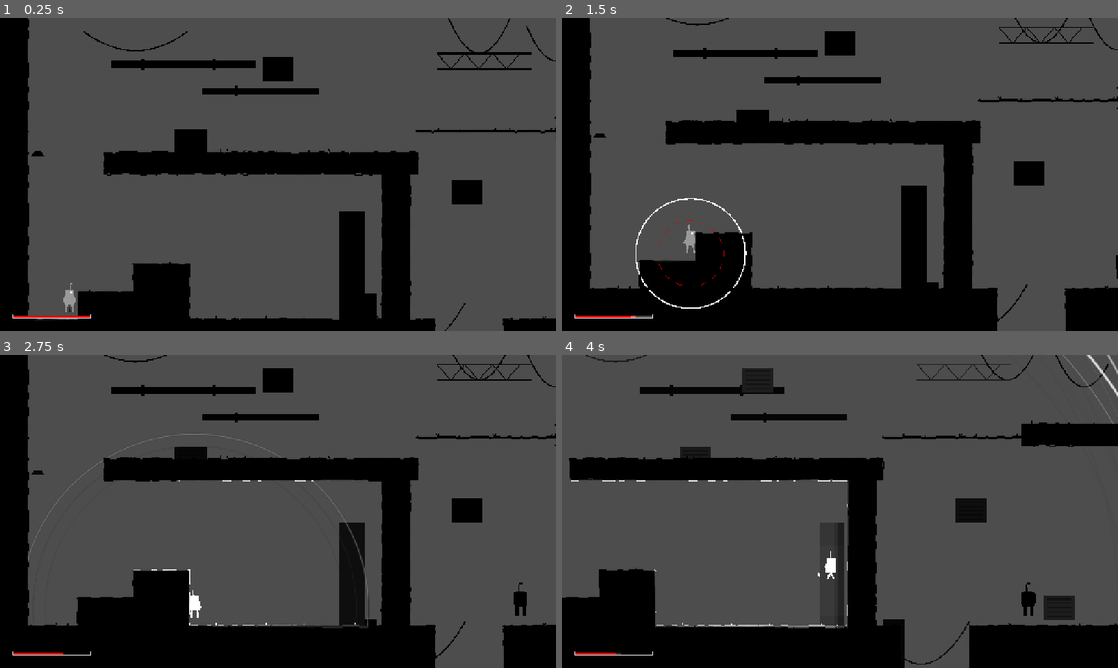
Above: before the commit, frames 1-4 (two rows, left to right).
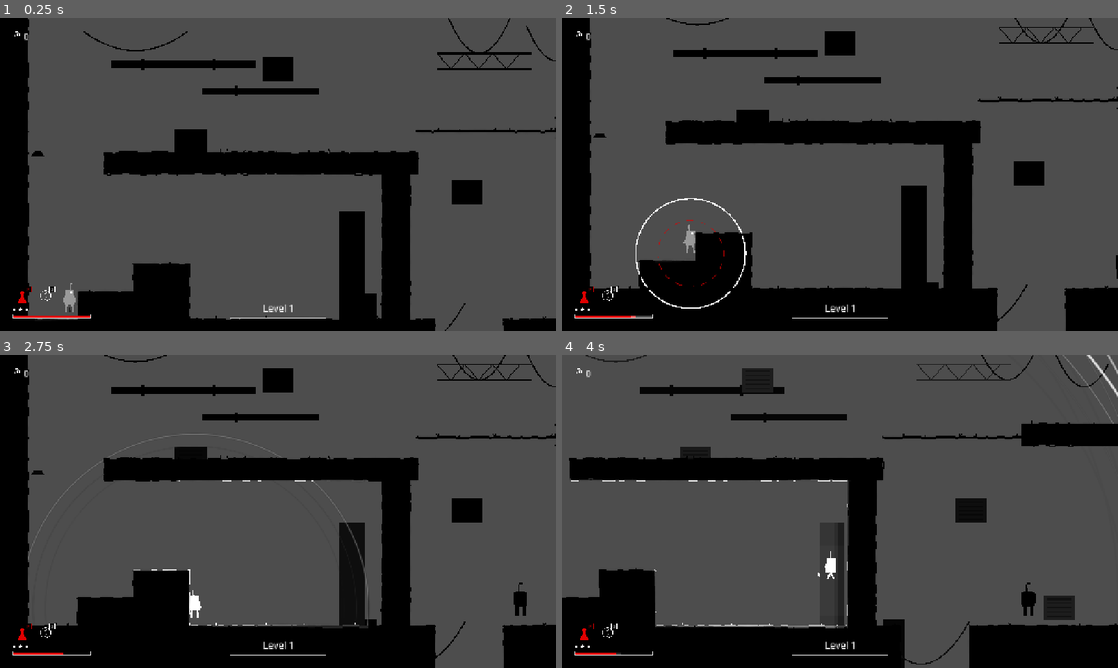
Above: after the commit, the same moments.

Repository: Joshuamathewj2/Signal-Lost
Game: Godot game, scene res://sandbox/sandbox_enemy.tscn
The game is run twice, just before and just after one commit, with the same random seed, the same clock (stepped at 60 frames per second) and the same inputs. This scene is started directly instead of the project's main scene.
Inputs (mouse positions are in pixels of both pictures, inside the frame that each line leads up to):
- Up to frame 1 (0.25 s): no input
- Up to frame 2 (1.5 s): tap Enter at 0.5 s; move the mouse to (962, 158) at 0.52 s; press the mouse at (962, 158) at 0.53 s; hold D (move_right) from 0.53 s (still down); tap Space (jump) at 0.77 s; tap Shift (sneak) at 0.8, 1.35 s; move the mouse to (728, 190) at 1.27 s; release the mouse at (728, 190) at 1.28 s; click (728, 190) at 1.42 s
- Up to frame 3 (2.75 s): tap Space (jump) at 1.52 s; tap 1 at 1.55, 2.1 s; move the mouse to (333, 442) at 2.02 s; release D (move_right) at 2.03 s; hold A (move_left) from 2.03 s (still down); click (333, 442) at 2.17 s; tap 2 at 2.3 s
- Up to frame 4 (4 s): move the mouse to (812, 574) at 2.77 s; release A (move_left) at 2.78 s; hold D (move_right) from 2.78 s (still down); tap 2 at 2.85 s; click (812, 574) at 2.92 s; tap Space (jump) at 3.02, 3.77 s; tap 3 at 3.05, 3.6 s; move the mouse to (1006, 558) at 3.52 s; click (1006, 558) at 3.67 s; tap 4 at 3.8 s

The runs differ from the first frame. In frame 1, 0.2% of the frame differs, in the area x 2-59%, y 4-96%; in frame 2, 0.2%; in frame 3, 0.2%; in frame 4, 0.2%.
Error in both runs: Invalid access to property or key 'origin' on a base object of type 'RefCounted (NoiseEvent)'. (res://scenes/sonar/ripple_rings.gd:22)

Commit message:
P7-T1: full HUD

Diff:
--- /dev/null
+++ b/sandbox/sandbox_ui.gd
@@ -0,0 +1,79 @@
+extends Node2D
+
+@onready var hud: HUD = $HUD
+@onready var info_label: Label = $CanvasLayer/InfoLabel
+
+var mock_battery: Battery = null
+var mock_charger: PulseCharger = null
+
+var current_energy: float = 100.0
+var max_energy: float = 100.0
+var current_pips: int = 3
+var test_frag_id: int = 1
+var progress_step: float = 0.0
+
+func _ready() -> void:
+	mock_battery = Battery.new()
+	mock_battery.max_energy = 100.0
+	mock_battery.energy = 100.0
+	add_child(mock_battery)
+
+	mock_charger = PulseCharger.new()
+	add_child(mock_charger)
+
+	if hud != null and hud.battery_bar != null:
+		hud.battery_bar.setup(mock_battery, mock_charger)
+
+	if hud != null and hud.level_label != null:
+		hud.level_label.set_level_name("Sandbox Level 1")
+		hud.level_label.set_progress(0.25, true)
+
+func _unhandled_input(event: InputEvent) -> void:
+	if not (event is InputEventKey):
+		return
+	var key_ev: InputEventKey = event as InputEventKey
+	if not key_ev.pressed or key_ev.echo:
+		return
+
+	match key_ev.keycode:
+		KEY_1:
+			# Drain energy
+			current_energy = maxf(0.0, current_energy - 20.0)
+			mock_battery.energy = current_energy
+			mock_battery.energy_changed.emit(current_energy, max_energy)
+		KEY_2:
+			# Restore energy
+			current_energy = minf(max_energy, current_energy + 20.0)
+			mock_battery.energy = current_energy
+			mock_battery.energy_changed.emit(current_energy, max_energy)
+		KEY_3:
+			# Mock charge & release
+			mock_charger.charge_started.emit()
+			mock_charger.charge_changed.emit(1, 0.5, 1)
+			get_tree().create_timer(0.25).timeout.connect(func() -> void:
+				current_energy = maxf(0.0, current_energy - 35.0)
+				mock_battery.energy = current_energy
+				mock_battery.energy_changed.emit(current_energy, max_energy)
+				var prof: PulseProfile = GameConfig.pulse_for_tier(1)
+				mock_charger.pulse_released.emit(prof, Vector2.ZERO)
+			)
+		KEY_4:
+			# Add fragment
+			GameState.collect_fragment(test_frag_id)
+			test_frag_id += 1
+		KEY_5:
+			# Cycle decoy pips
+			current_pips = (current_pips + 1) % 4
+			if hud != null and hud.pip_row != null:
+				hud.pip_row.set_pips(current_pips, 3)
+		KEY_6:
+			# Cycle progress
+			progress_step = fmod(progress_step + 0.25, 1.25)
+			if hud != null and hud.level_label != null:
+				hud.level_label.set_progress(progress_step)
+		KEY_F1:
+			DisplayServer.window_set_size(Vector2i(1280, 720))
+		KEY_F2:
+			DisplayServer.window_set_size(Vector2i(1920, 1080))
+		KEY_F3:
+			DisplayServer.window_set_size(Vector2i(2560, 1080))
--- /dev/null
+++ b/sandbox/sandbox_ui.tscn
@@ -0,0 +1,25 @@
+[gd_scene format=3 uid="uid://csandbox_ui_01"]
+
+[ext_resource type="Script" path="res://sandbox/sandbox_ui.gd" id="1_sui01"]
+[ext_resource type="PackedScene" path="res://scenes/ui/hud.tscn" id="2_hud02"]
+
+[node name="SandboxUI" type="Node2D"]
+script = ExtResource("1_sui01")
+
+[node name="HUD" parent="." instance=ExtResource("2_hud02")]
+
+[node name="CanvasLayer" type="CanvasLayer" parent="."]
+layer = 25
+
+[node name="InfoLabel" type="Label" parent="CanvasLayer"]
+offset_left = 32.0
+offset_top = 80.0
+offset_right = 500.0
+offset_bottom = 260.0
+theme_override_font_sizes/font_size = 16
+text = "[1/2] - / + Energy
+[3] Mock Pulse Charge & Drain
+[4] Collect Fragment (+1)
+[5] Cycle Decoy Pips (0..3)
+[6] Cycle Progress Line (0..1)
+[F1] 1280x720  [F2] 1920x1080  [F3] 2560x1080"
--- /dev/null
+++ b/scenes/ui/ability_slot.gd
@@ -0,0 +1,60 @@
+class_name AbilitySlot
+extends Control
+
+@export var ability_name: String = "decoy"
+@export var key_badge_text: String = "F"
+@export var is_locked: bool = false
+@export var is_active: bool = true
+
+func _ready() -> void:
+	custom_minimum_size = Vector2(44, 44)
+
+func set_locked(locked: bool) -> void:
+	is_locked = locked
+	queue_redraw()
+
+func set_active(active: bool) -> void:
+	is_active = active
+	queue_redraw()
+
+func _draw() -> void:
+	var danger_col: Color = Palette.color(&"danger")
+	var track_col: Color = Palette.color(&"track")
+	var bg_col: Color = Palette.color(&"bg")
+
+	var icon_col: Color = danger_col if (not is_locked and is_active) else track_col
+	var badge_col: Color = danger_col if (not is_locked and is_active) else track_col
+
+	# 1. Silhouette of ability
+	if ability_name == "decoy":
+		# Beacon base
+		draw_rect(Rect2(12, 34, 20, 4), icon_col, true)
+		var ped := PackedVector2Array([Vector2(14, 34), Vector2(17, 26), Vector2(27, 26), Vector2(30, 34)])
+		draw_colored_polygon(ped, icon_col)
+		# Mast
+		draw_rect(Rect2(20, 15, 4, 11), icon_col, true)
+		# Bulb head
+		draw_circle(Vector2(22, 15), 4.5, icon_col)
+		# Antenna tip
+		draw_line(Vector2(22, 10), Vector2(22, 6), icon_col, 1.5)
+	else:
+		# EMP / Secondary slot
+		draw_arc(Vector2(22, 22), 12.0, 0.0, TAU, 24, icon_col, 1.0)
+		var bolt := PackedVector2Array([
+			Vector2(24, 13),
+			Vector2(19, 21),
+			Vector2(25, 21),
+			Vector2(20, 31)
+		])
+		draw_polyline(bolt, icon_col, 1.5)
+
+	# 2. KeyBadge: 14x14 top-right box
+	var badge_rect := Rect2(30, 0, 14, 14)
+	draw_rect(badge_rect, bg_col, true)
+	draw_rect(Rect2(30.5, 0.5, 13, 13), badge_col, false, 1.0)
+
+	var font: Font = get_theme_font("font")
+	if font == null:
+		font = ThemeDB.fallback_font
+	if font != null:
+		draw_string(font, Vector2(30, 11), key_badge_text, HORIZONTAL_ALIGNMENT_CENTER, 14, 11, badge_col)
--- /dev/null
+++ b/scenes/ui/ability_slot.tscn
@@ -0,0 +1,11 @@
+[gd_scene format=3 uid="uid://cability_slot_01"]
+
+[ext_resource type="Script" path="res://scenes/ui/ability_slot.gd" id="1_slot01"]
+
+[node name="AbilitySlot" type="Control"]
+custom_minimum_size = Vector2(44, 44)
+layout_mode = 3
+anchors_preset = 0
+offset_right = 44.0
+offset_bottom = 44.0
+script = ExtResource("1_slot01")
--- /dev/null
+++ b/scenes/ui/fragment_counter.gd
@@ -0,0 +1,57 @@
+class_name FragmentCounter
+extends HBoxContainer
+
+@onready var frag_icon: Control = $FragIcon
+@onready var frag_count: Label = $FragCount
+
+var _current_count: int = 0
+var _pop_tween: Tween = null
+
+func _ensure_nodes() -> void:
+	if frag_icon == null:
+		frag_icon = get_node_or_null("FragIcon") as Control
+	if frag_count == null:
+		frag_count = get_node_or_null("FragCount") as Label
+
+func _ready() -> void:
+	_ensure_nodes()
+	if frag_icon != null and not frag_icon.draw.is_connected(_on_frag_icon_draw):
+		frag_icon.draw.connect(_on_frag_icon_draw)
+
+	if GameState != null and GameState.has_signal("run_stats_changed"):
+		GameState.run_stats_changed.connect(_on_stats_changed)
+		var frags: Array = GameState.stats.get("fragments", []) as Array
+		set_count(frags.size(), false)
+	else:
+		set_count(0, false)
+
+func _on_stats_changed(stats: Dictionary) -> void:
+	var frags: Array = stats.get("fragments", []) as Array
+	if frags.size() != _current_count:
+		set_count(frags.size(), true)
+
+func set_count(count: int, pop: bool = true) -> void:
+	_ensure_nodes()
+	_current_count = count
+	if frag_count != null:
+		frag_count.text = str(_current_count)
+	if pop and is_inside_tree():
+		_trigger_pop()
+
+func _trigger_pop() -> void:
+	pivot_offset = Vector2(0.0, size.y * 0.5)
+	if _pop_tween != null and _pop_tween.is_valid():
+		_pop_tween.kill()
+	scale = Vector2(1.3, 1.3)
+	_pop_tween = create_tween()
+	_pop_tween.tween_property(self, "scale", Vector2.ONE, 0.2).set_trans(Tween.TRANS_CUBIC).set_ease(Tween.EASE_OUT)
+
+func _on_frag_icon_draw() -> void:
+	_ensure_nodes()
+	if frag_icon == null:
+		return
+	var white: Color = Palette.color(&"white")
+	var dot_center := Vector2(6.0, 12.0)
+	frag_icon.draw_circle(dot_center, 1.75, white)
+	frag_icon.draw_arc(dot_center, 5.5, -PI * 0.5, 0.0, 16, white, 1.5)
+	frag_icon.draw_arc(dot_center, 10.0, -PI * 0.5, 0.0, 16, white, 1.5)
--- a/scenes/ui/hud.gd
+++ b/scenes/ui/hud.gd
@@ -1,16 +1,41 @@
 class_name HUD
 extends CanvasLayer
 
+@onready var root: Control = $Root
+@onready var safe_area: MarginContainer = $Root/SafeArea
+@onready var top_left: FragmentCounter = $Root/SafeArea/TopLeft
+@onready var bottom_left: VBoxContainer = $Root/SafeArea/BottomLeft
 @onready var battery_bar: BatteryBar = $Root/SafeArea/BottomLeft/BatteryBar
+@onready var pip_row: PipRow = $Root/SafeArea/BottomLeft/Pips
+@onready var primary_slot: AbilitySlot = $Root/SafeArea/BottomLeft/AbilityRow/PrimarySlot
+@onready var secondary_slot: AbilitySlot = $Root/SafeArea/BottomLeft/AbilityRow/SecondarySlot
+@onready var level_label: LevelLabel = $Root/SafeArea/BottomCentre
 
 func _ready() -> void:
 	layer = 20
+	_update_safe_margins()
+	get_viewport().size_changed.connect(_update_safe_margins)
 	_find_and_bind_player()
-	if SceneRouter != null and SceneRouter.has_signal("level_loaded"):
-		SceneRouter.level_loaded.connect(_on_level_loaded)
+
+	var router: Node = get_node_or_null("/root/SceneRouter") if is_inside_tree() else null
+	if router != null and router.has_signal("level_loaded"):
+		router.connect("level_loaded", Callable(self, "_on_level_loaded"))
+
+func _update_safe_margins() -> void:
+	if safe_area == null:
+		return
+	var vp_size: Vector2 = get_viewport().get_visible_rect().size
+	var margin: int = int(round(minf(vp_size.x, vp_size.y) * 0.04))
+	margin = maxi(margin, 20)
+	safe_area.add_theme_constant_override("margin_left", margin)
+	safe_area.add_theme_constant_override("margin_top", margin)
+	safe_area.add_theme_constant_override("margin_right", margin)
+	safe_area.add_theme_constant_override("margin_bottom", margin)
 
 func _on_level_loaded(_level_root: Node) -> void:
 	_find_and_bind_player()
+	if level_label != null:
+		level_label._recompute_progress()
 
 func _find_and_bind_player() -> void:
 	var player: Node = get_tree().get_first_node_in_group(&"player")
--- a/scenes/ui/hud.tscn
+++ b/scenes/ui/hud.tscn
@@ -2,7 +2,11 @@
 
 [ext_resource type="Script" path="res://scenes/ui/hud.gd" id="1_hud01"]
 [ext_resource type="Theme" path="res://resources/theme/ui_theme.tres" id="2_thm01"]
-[ext_resource type="Script" path="res://scenes/ui/battery_bar.gd" id="3_bar01"]
+[ext_resource type="Script" path="res://scenes/ui/fragment_counter.gd" id="3_frag01"]
+[ext_resource type="PackedScene" path="res://scenes/ui/ability_slot.tscn" id="4_slot01"]
+[ext_resource type="Script" path="res://scenes/ui/pip_row.gd" id="5_pips01"]
+[ext_resource type="Script" path="res://scenes/ui/battery_bar.gd" id="6_bar01"]
+[ext_resource type="Script" path="res://scenes/ui/level_label.gd" id="7_lvl01"]
 
 [node name="HUD" type="CanvasLayer"]
 layer = 20
@@ -25,10 +29,28 @@
 anchor_bottom = 1.0
 grow_horizontal = 2
 grow_vertical = 2
+mouse_filter = 2
 theme_override_constants/margin_left = 29
 theme_override_constants/margin_top = 29
 theme_override_constants/margin_right = 29
 theme_override_constants/margin_bottom = 29
+
+[node name="TopLeft" type="HBoxContainer" parent="Root/SafeArea"]
+layout_mode = 2
+size_flags_horizontal = 0
+size_flags_vertical = 0
+theme_override_constants/separation = 8
+script = ExtResource("3_frag01")
+
+[node name="FragIcon" type="Control" parent="Root/SafeArea/TopLeft"]
+custom_minimum_size = Vector2(18, 18)
+layout_mode = 2
+mouse_filter = 2
+
+[node name="FragCount" type="Label" parent="Root/SafeArea/TopLeft"]
+layout_mode = 2
+theme_override_font_sizes/font_size = 22
+text = "0"
 
 [node name="BottomLeft" type="VBoxContainer" parent="Root/SafeArea"]
 layout_mode = 2
@@ -36,7 +58,44 @@
 size_flags_vertical = 8
 theme_override_constants/separation = 6
 
+[node name="AbilityRow" type="HBoxContainer" parent="Root/SafeArea/BottomLeft"]
+layout_mode = 2
+theme_override_constants/separation = 10
+
+[node name="PrimarySlot" parent="Root/SafeArea/BottomLeft/AbilityRow" instance=ExtResource("4_slot01")]
+layout_mode = 2
+ability_name = "decoy"
+key_badge_text = "F"
+
+[node name="SecondarySlot" parent="Root/SafeArea/BottomLeft/AbilityRow" instance=ExtResource("4_slot01")]
+layout_mode = 2
+ability_name = "emp"
+key_badge_text = "G"
+is_locked = true
+
+[node name="Pips" type="HBoxContainer" parent="Root/SafeArea/BottomLeft"]
+layout_mode = 2
+script = ExtResource("5_pips01")
+
 [node name="BatteryBar" type="Control" parent="Root/SafeArea/BottomLeft"]
 custom_minimum_size = Vector2(180, 10)
 layout_mode = 2
-script = ExtResource("3_bar01")
+script = ExtResource("6_bar01")
+
+[node name="BottomCentre" type="VBoxContainer" parent="Root/SafeArea"]
+layout_mode = 2
+size_flags_horizontal = 4
+size_flags_vertical = 8
+alignment = 1
+script = ExtResource("7_lvl01")
+
+[node name="LevelName" type="Label" parent="Root/SafeArea/BottomCentre"]
+layout_mode = 2
+theme_override_font_sizes/font_size = 26
+text = "Level 1"
+horizontal_alignment = 1
+
+[node name="Progress" type="Control" parent="Root/SafeArea/BottomCentre"]
+custom_minimum_size = Vector2(220, 2)
+layout_mode = 2
+mouse_filter = 2
--- /dev/null
+++ b/scenes/ui/level_label.gd
@@ -0,0 +1,115 @@
+class_name LevelLabel
+extends VBoxContainer
+
+@onready var level_name_label: Label = $LevelName
+@onready var progress_bar: Control = $Progress
+
+var displayed_progress: float = 0.0
+var _target_progress: float = 0.0
+var _tween: Tween = null
+var _timer: float = 0.0
+
+func _ensure_nodes() -> void:
+	if level_name_label == null:
+		level_name_label = get_node_or_null("LevelName") as Label
+	if progress_bar == null:
+		progress_bar = get_node_or_null("Progress") as Control
+
+func _ready() -> void:
+	_ensure_nodes()
+	custom_minimum_size = Vector2(220, 36)
+	if progress_bar != null and not progress_bar.draw.is_connected(_on_progress_draw):
+		progress_bar.draw.connect(_on_progress_draw)
+		progress_bar.custom_minimum_size = Vector2(220, 2)
+
+	if level_name_label != null:
+		level_name_label.horizontal_alignment = HORIZONTAL_ALIGNMENT_CENTER
+		var lvl_idx: int = GameState.level_index if GameState != null else 1
+		level_name_label.text = "Level %d" % lvl_idx
+
+	_recompute_progress()
+
+func _process(delta: float) -> void:
+	_timer += delta
+	if _timer >= 0.5:
+		_timer = 0.0
+		_recompute_progress()
+
+func set_level_name(p_name: String) -> void:
+	_ensure_nodes()
+	if level_name_label != null:
+		level_name_label.text = p_name
+
+func set_progress(val: float, instant: bool = false) -> void:
+	_ensure_nodes()
+	_target_progress = clampf(val, 0.0, 1.0)
+	if instant or not is_inside_tree():
+		displayed_progress = _target_progress
+		if progress_bar != null:
+			progress_bar.queue_redraw()
+		return
+
+	if _tween != null and _tween.is_valid():
+		_tween.kill()
+	_tween = create_tween()
+	_tween.tween_property(self, "displayed_progress", _target_progress, 0.3)
+	_tween.set_trans(Tween.TRANS_SINE).set_ease(Tween.EASE_OUT)
+	_tween.tween_callback(func() -> void:
+		if progress_bar != null:
+			progress_bar.queue_redraw()
+	)
+
+func _recompute_progress() -> void:
+	_ensure_nodes()
+	if not is_inside_tree():
+		return
+	var player: Node2D = get_tree().get_first_node_in_group(&"player") as Node2D
+	var level_root: LevelRoot = null
+	var router: Node = get_node_or_null("/root/SceneRouter")
+	if router != null and "current_level_root" in router:
+		level_root = router.get("current_level_root") as LevelRoot
+	if level_root == null and player != null:
+		level_root = player.get_parent() as LevelRoot
+	if level_root == null:
+		level_root = get_tree().root.find_child("LevelRoot", true, false) as LevelRoot
+
+	if level_root != null and level_root.current_level_data != null:
+		var data: LevelData = level_root.current_level_data
+		if level_name_label != null:
+			if not data.name.is_empty():
+				level_name_label.text = data.name
+			else:
+				var lvl_idx: int = GameState.level_index if GameState != null else 1
+				level_name_label.text = "Level %d" % lvl_idx
+
+		if player != null and level_root.platform_graph != null:
+			var graph: PlatformGraph = level_root.platform_graph
+			var spawn_px := (Vector2(data.player_spawn) + Vector2(0.5, 1.0)) * 32.0
+			var exit_px := (Vector2(data.exit_cell) + Vector2(0.5, 1.0)) * 32.0
+
+			var total_dist: float = graph.path_length(spawn_px, exit_px)
+			var cur_dist: float = graph.path_length(player.global_position, exit_px)
+
+			if total_dist <= 0.0:
+				total_dist = spawn_px.distance_to(exit_px)
+				cur_dist = player.global_position.distance_to(exit_px)
+
+			if total_dist > 0.0:
+				var prog: float = 1.0 - clampf(cur_dist / total_dist, 0.0, 1.0)
+				set_progress(prog)
+
+	if progress_bar != null:
+		progress_bar.queue_redraw()
+
+func _on_progress_draw() -> void:
+	_ensure_nodes()
+	if progress_bar == null:
+		return
+	var track_col: Color = Palette.color(&"track")
+	var white_col: Color = Palette.color(&"white")
+
+	# 220x2 track
+	progress_bar.draw_rect(Rect2(0, 0, 220, 2), track_col, true)
+	var fill_w: float = 220.0 * clampf(displayed_progress, 0.0, 1.0)
+	if fill_w > 0.0:
+		progress_bar.draw_rect(Rect2(0, 0, fill_w, 2), white_col, true)
--- /dev/null
+++ b/scenes/ui/pip_row.gd
@@ -0,0 +1,52 @@
+class_name PipRow
+extends HBoxContainer
+
+@export var max_pips: int = 3
+@export var current_pips: int = 3
+
+var _pip_controls: Array[Control] = []
+
+func _ready() -> void:
+	add_theme_constant_override("separation", 6)
+	_rebuild_pips()
+
+func set_pips(current: int, maximum: int = -1) -> void:
+	if maximum > 0:
+		max_pips = maximum
+	current_pips = clampi(current, 0, max_pips)
+	_rebuild_pips()
+
+func _rebuild_pips() -> void:
+	# Clear existing children if count changed
+	while _pip_controls.size() < max_pips:
+		var pip := Control.new()
+		pip.custom_minimum_size = Vector2(8, 8)
+		pip.mouse_filter = Control.MOUSE_FILTER_IGNORE
+		var idx: int = _pip_controls.size()
+		pip.draw.connect(func() -> void: _draw_pip(pip, idx))
+		add_child(pip)
+		_pip_controls.append(pip)
+
+	while _pip_controls.size() > max_pips:
+		var removed: Control = _pip_controls.pop_back()
+		if removed != null:
+			removed.queue_free()
+
+	for ctrl in _pip_controls:
+		ctrl.queue_redraw()
+
+func _draw_pip(pip: Control, index: int) -> void:
+	var white_col: Color = Palette.color(&"white")
+	var is_filled: bool = index < current_pips
+	var pts := PackedVector2Array([
+		Vector2(4.0, 0.0),
+		Vector2(8.0, 4.0),
+		Vector2(4.0, 8.0),
+		Vector2(0.0, 4.0)
+	])
+
+	if is_filled:
+		pip.draw_colored_polygon(pts, white_col)
+	else:
+		pts.append(pts[0])
+		pip.draw_polyline(pts, white_col, 1.0)
--- /dev/null
+++ b/scenes/ui/ui_button.gd
@@ -0,0 +1,24 @@
+class_name UiButton
+extends Button
+
+var _ready_timestamp: int = 0
+
+func _ready() -> void:
+	_ready_timestamp = Time.get_ticks_msec()
+	mouse_entered.connect(_on_mouse_entered)
+	focus_entered.connect(_on_focus_entered)
+	pressed.connect(_on_pressed)
+
+func _on_mouse_entered() -> void:
+	if not disabled and is_visible_in_tree():
+		if Time.get_ticks_msec() - _ready_timestamp > 50:
+			AudioManager.play_sfx(&"ui_move")
+
+func _on_focus_entered() -> void:
+	if not disabled and is_visible_in_tree():
+		if Time.get_ticks_msec() - _ready_timestamp > 50:
+			AudioManager.play_sfx(&"ui_move")
+
+func _on_pressed() -> void:
+	if not disabled:
+		AudioManager.play_sfx(&"ui_select")
--- /dev/null
+++ b/tests/test_hud.gd
@@ -0,0 +1,71 @@
+class_name TestHUD
+extends RefCounted
+
+func run() -> Array[String]:
+	var failures: Array[String] = []
+
+	var hud_scene: PackedScene = load("res://scenes/ui/hud.tscn")
+	if hud_scene == null:
+		failures.append("HUD scene failed to load")
+		return failures
+
+	var hud: HUD = hud_scene.instantiate() as HUD
+	if hud == null:
+		failures.append("HUD failed to instantiate")
+		return failures
+
+	# 1. SafeArea & Root
+	var root: Control = hud.get_node_or_null("Root") as Control
+	if root == null:
+		failures.append("Root missing from HUD")
+	var safe_area: MarginContainer = hud.get_node_or_null("Root/SafeArea") as MarginContainer
+	if safe_area == null:
+		failures.append("SafeArea missing from HUD")
+
+	# 2. FragmentCounter
+	var frag_counter: FragmentCounter = hud.get_node_or_null("Root/SafeArea/TopLeft") as FragmentCounter
+	if frag_counter == null:
+		failures.append("FragmentCounter missing")
+	else:
+		frag_counter.set_count(3, false)
+		if frag_counter.frag_count.text != "3":
+			failures.append("FragmentCounter text expected '3', got '%s'" % frag_counter.frag_count.text)
+
+	# 3. PipRow
+	var pips: PipRow = hud.get_node_or_null("Root/SafeArea/BottomLeft/Pips") as PipRow
+	if pips == null:
+		failures.append("PipRow missing")
+	else:
+		pips.set_pips(2, 3)
+		if pips.current_pips != 2:
+			failures.append("PipRow expected current_pips 2, got %d" % pips.current_pips)
+
+	# 4. AbilitySlots
+	var primary_slot: AbilitySlot = hud.get_node_or_null("Root/SafeArea/BottomLeft/AbilityRow/PrimarySlot") as AbilitySlot
+	if primary_slot == null or primary_slot.ability_name != "decoy":
+		failures.append("PrimarySlot missing or wrong ability_name")
+
+	var secondary_slot: AbilitySlot = hud.get_node_or_null("Root/SafeArea/BottomLeft/AbilityRow/SecondarySlot") as AbilitySlot
+	if secondary_slot == null or not secondary_slot.is_locked:
+		failures.append("SecondarySlot missing or not locked")
+
+	# 5. LevelLabel & Progress
+	var level_label: LevelLabel = hud.get_node_or_null("Root/SafeArea/BottomCentre") as LevelLabel
+	if level_label == null:
+		failures.append("LevelLabel missing")
+	else:
+		level_label.set_level_name("Test Chamber")
+		if level_label.level_name_label.text != "Test Chamber":
+			failures.append("LevelLabel title mismatch")
+		level_label.set_progress(0.5, true)
+		if not is_equal_approx(level_label.displayed_progress, 0.5):
+			failures.append("LevelLabel progress mismatch")
+
+	# 6. UiButton
+	var btn := UiButton.new()
+	if btn == null:
+		failures.append("UiButton failed to instantiate")
+	btn.free()
+
+	hud.free()
+	return failures
Not shown, added: sandbox/sandbox_ui.gd.uid
Not shown, added: scenes/ui/ability_slot.gd.uid
Not shown, added: scenes/ui/fragment_counter.gd.uid
Not shown, added: scenes/ui/level_label.gd.uid
Not shown, added: scenes/ui/pip_row.gd.uid
Not shown, added: scenes/ui/ui_button.gd.uid
Binary file added: screenshots/hud_1280x720.png
Binary file added: screenshots/hud_1920x1080.png
Binary file added: screenshots/hud_2560x1080.png
Not shown, changed: CHANGELOG.md
Not shown, changed: docs/TASKS.md
